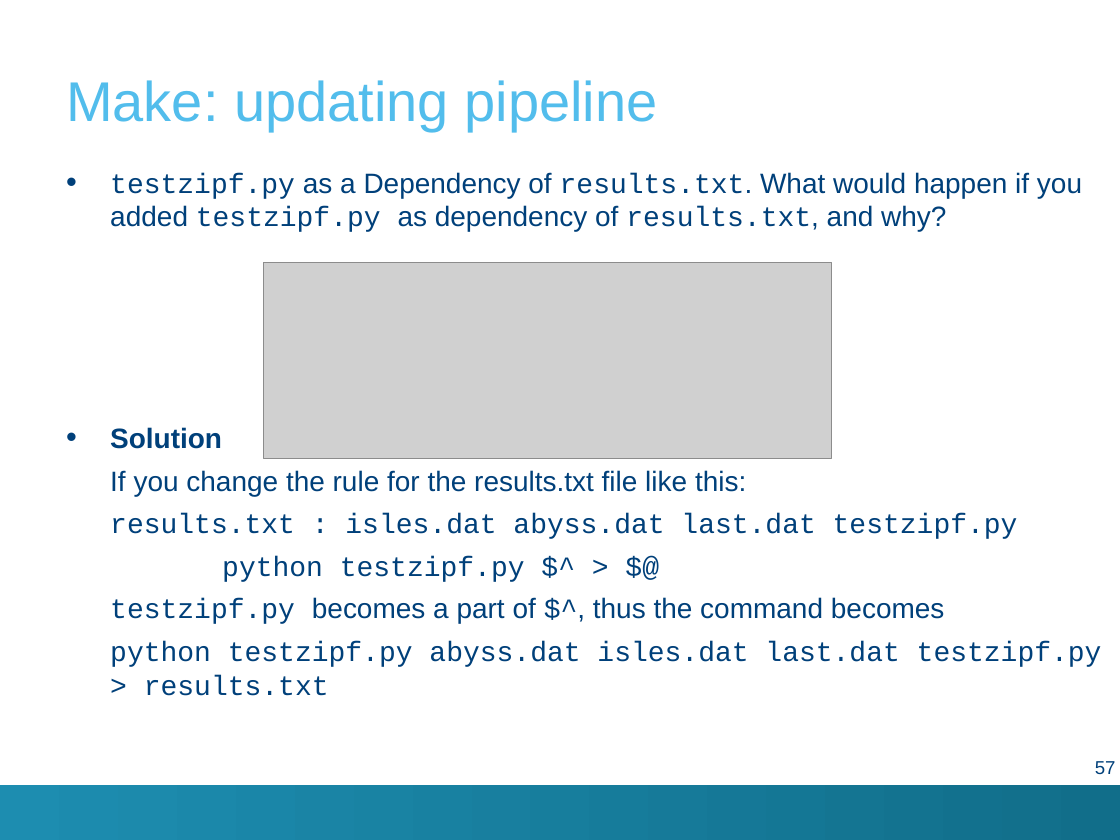
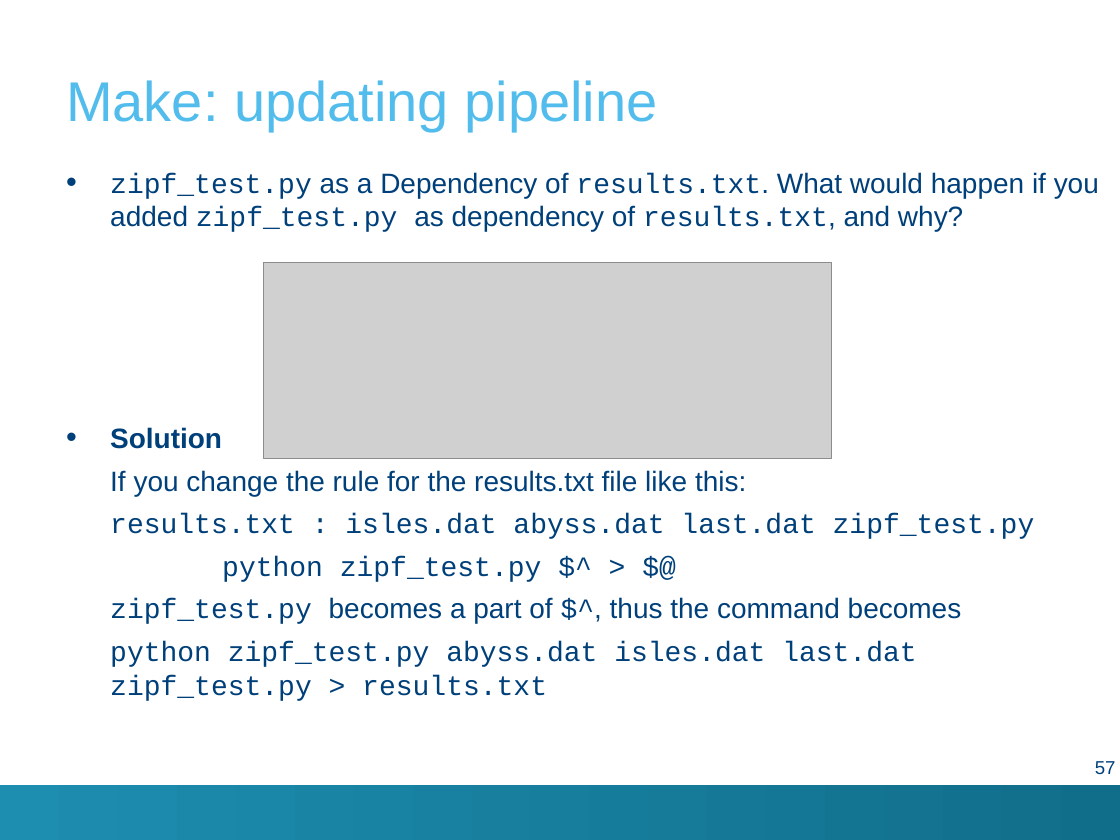
Before and after one commit to hpcleuven/Makefile-intro, a slide deck: slide 57 of Make.pptx. Drawn at 1120x840 pixels with LibreOffice and Linux fonts; fonts in the diff are those of the drawing; grey boxes stand for pictures; background and template pictures are left out. Boxes give left, top, right and bottom in pixels: in the first picture for what was removed or moved away, otherwise in the second. Text is boxed around its words. In the diff, an @@ line names an element or a change of style, - is before the commit and + after.

```diff
--- a/Make.pptx
+++ b/Make.pptx
@@ text at (110,172,1099,232): text changed @@
-• testzipf.py as a Dependency of results.txt. What would happen if you added testzipf.py as dependency of results.txt, and why?
+• zipf_test.py as a Dependency of results.txt. What would happen if you added zipf_test.py as dependency of results.txt, and why?
@@ text at (110,513,1035,701): text changed @@
-  results.txt : isles.dat abyss.dat last.dat testzipf.py
-  python testzipf.py $^ > $@
-  testzipf.py becomes a part of $^, thus the command becomes
-  python testzipf.py abyss.dat isles.dat last.dat testzipf.py > results.txt
+  results.txt : isles.dat abyss.dat last.dat zipf_test.py
+  python zipf_test.py $^ > $@
+  zipf_test.py becomes a part of $^, thus the command becomes
+  python zipf_test.py abyss.dat isles.dat last.dat zipf_test.py > results.txt
```
Also in this commit, not shown: 55 other slides changed, 1 other file.
